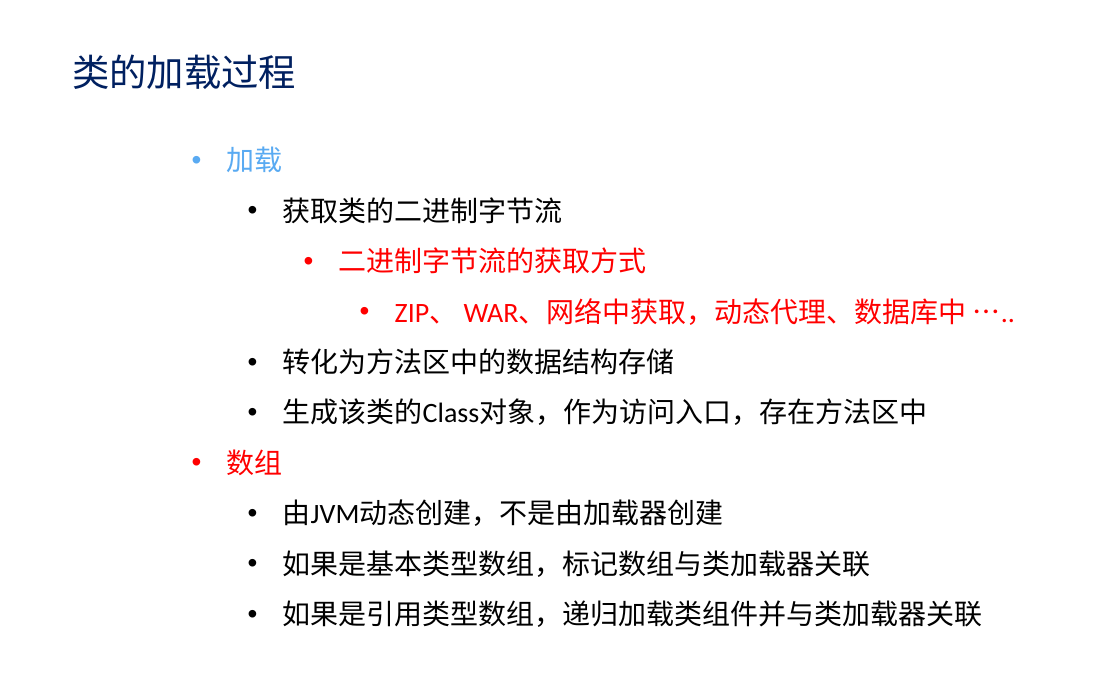
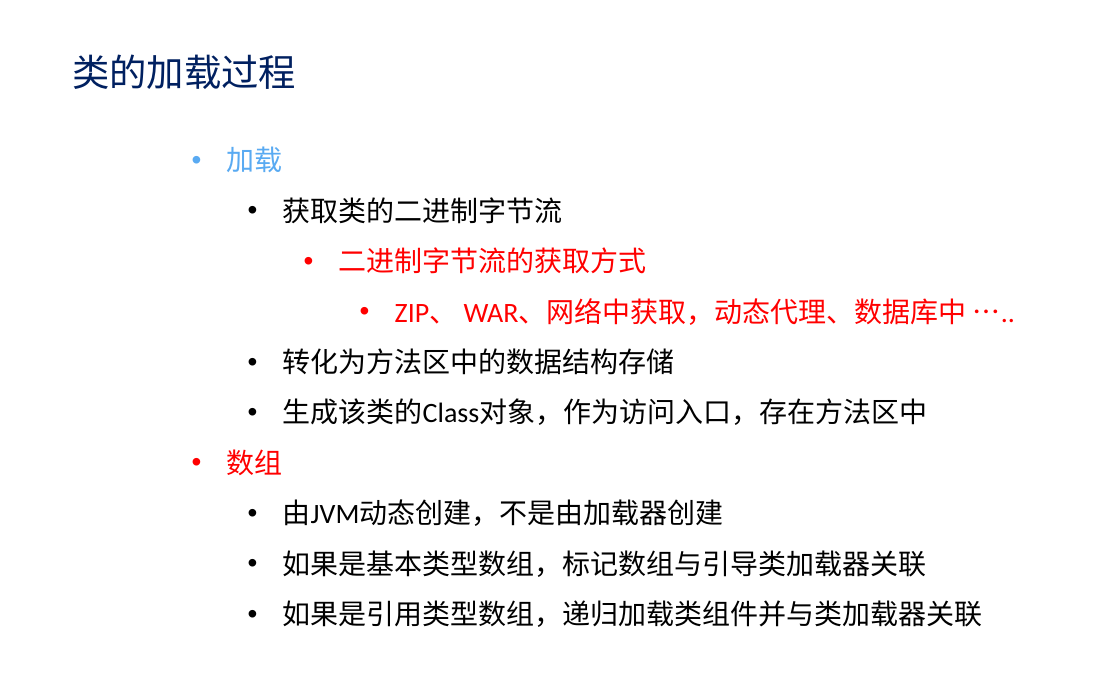
Before and after one commit to edwin1215/edwin, a slide deck: slide 25 of study/old/jvm原理.pptx. Drawn at 1120x700 pixels with LibreOffice and Linux fonts; fonts in the diff are those of the drawing; background and template pictures are left out. Boxes give left, top, right and bottom in pixels: in the first picture for what was removed or moved away, otherwise in the second. Text is boxed around its words. In the diff, an @@ line names an element or a change of style, - is before the commit and + after.

```diff
--- a/study/old/jvm原理.pptx
+++ b/study/old/jvm原理.pptx
@@ text at (283,550,927,577): text changed @@
-  • 如果是基本类型数组，标记数组与类加载器关联
+  • 如果是基本类型数组，标记数组与引导类加载器关联
```
Also in this commit, not shown: 1 other slide changed, 1 other file.
